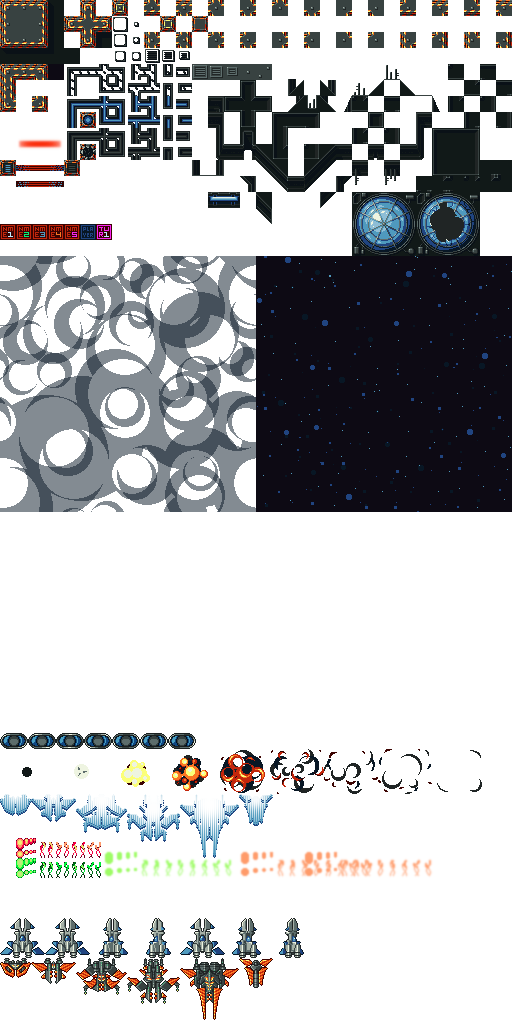
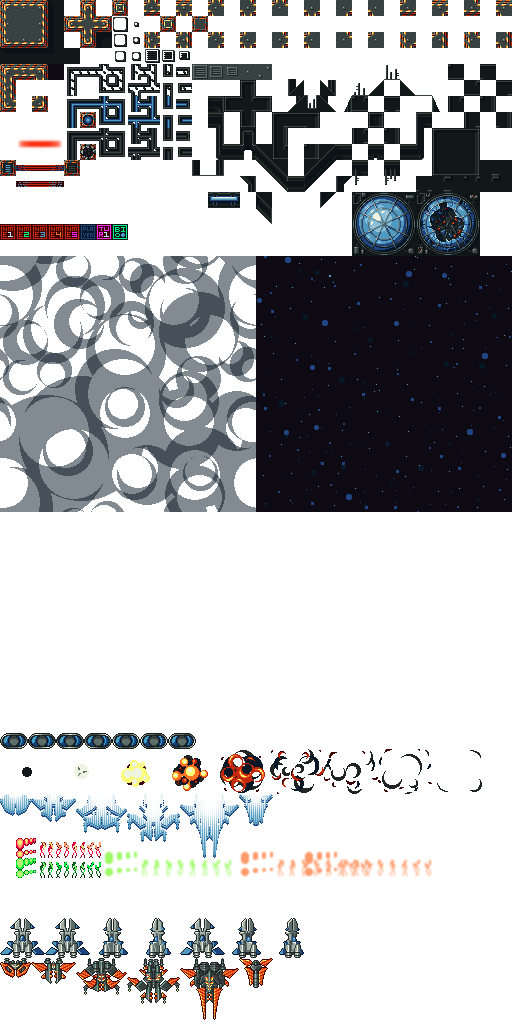
The second (512, 1024) image is a revision of the first. Changes to its layers:
removed layer "Layer 3 copy" over (x1=416, y1=192, x2=480, y2=256)
painted on "ORIGINAL 2" over (x1=112, y1=192, x2=480, y2=256)
